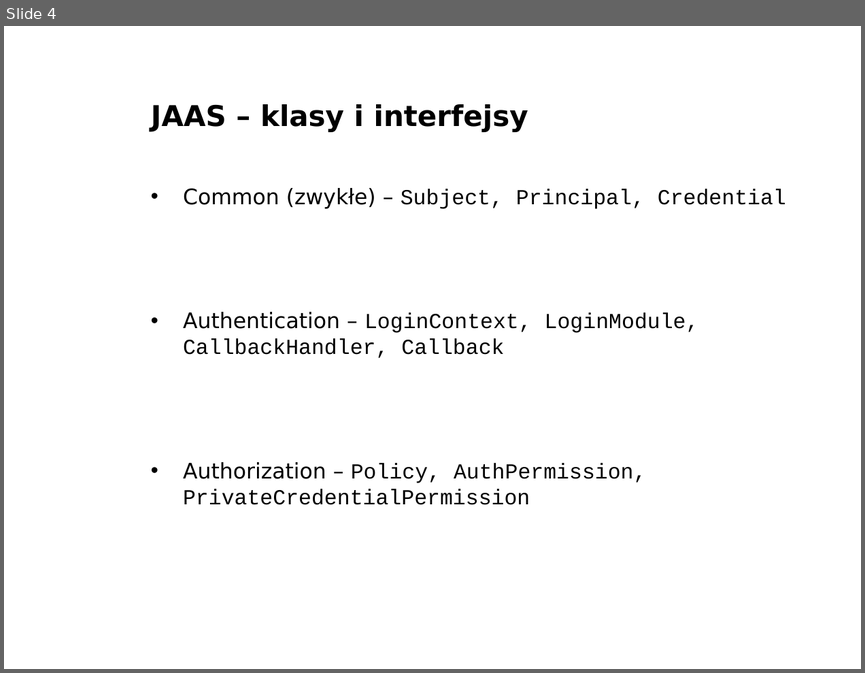
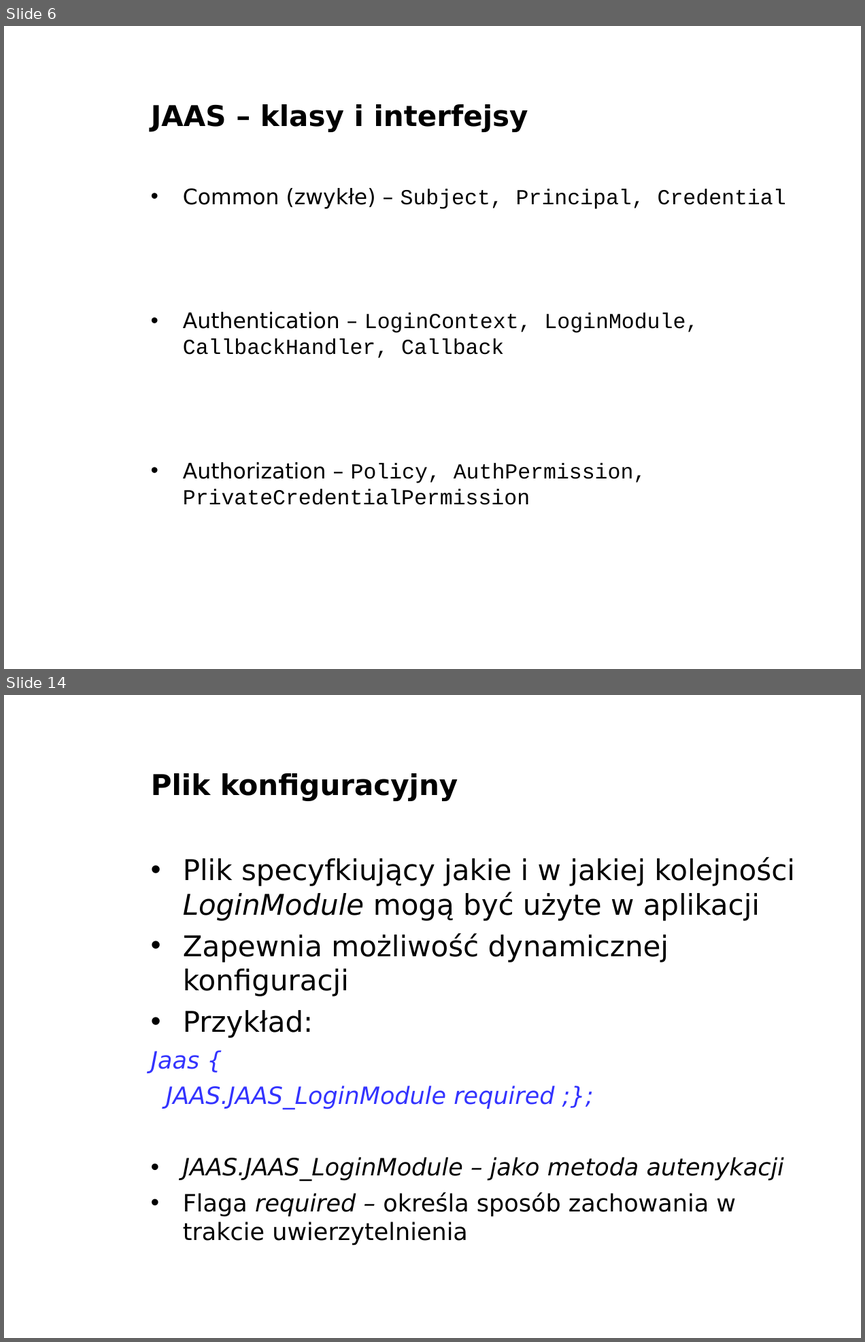
Before and after one commit to Sharku94/ZTI_JAAS, a slide deck: prezentacja/JAAS.ppt. Shown one above the other, each under a label of ours: slide 4 before the commit, slides 6 and 14 after it; the slides between them are not shown. The pictures are 865x673 and 865x1342 pixels, drawn with LibreOffice and Linux fonts; fonts in the diff are those of the drawing; background and template pictures are left out. Boxes give left, top, right and bottom in pixels: in the first picture for what was removed or moved away, otherwise in the second. Text is boxed around its words. In the diff, an @@ line names an element or a change of style, - is before the commit and + after.

```diff
--- a/prezentacja/JAAS.ppt
+++ b/prezentacja/JAAS.ppt
@@ slide 14 added at bbox=[4, 695, 861, 1338], background picture (left out) @@
@@ title added at bbox=[151, 773, 458, 801], 24 pt, text #000000, bold @@
+Plik konfiguracyjny
@@ text added at bbox=[151, 857, 795, 1245], 20 pt, text #000000 @@
+• Plik specyfkiujący jakie i w jakiej kolejności LoginModule mogą być użyte w aplikacji
+• Zapewnia możliwość dynamicznej konfiguracji
+• Przykład:
+Jaas {
+JAAS.JAAS_LoginModule required ;};
+• JAAS.JAAS_LoginModule – jako metoda autenykacji
+• Flaga required – określa sposób zachowania w trakcie uwierzytelnienia
@@ what was slide 4 is now slide 6 @@
```
Also in this commit, not shown: 3 other slides changed, 15 other slides added, 1 slide removed.
